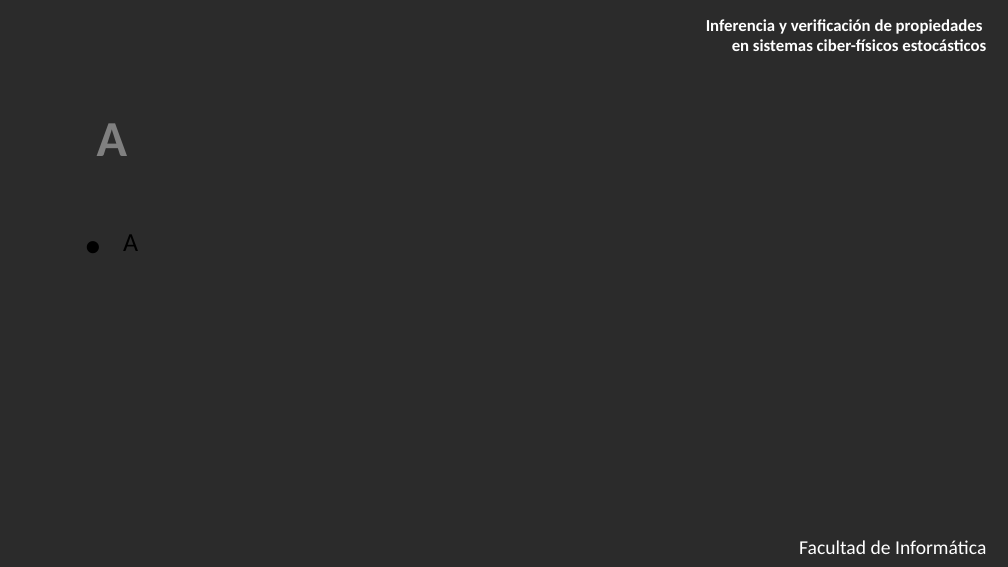
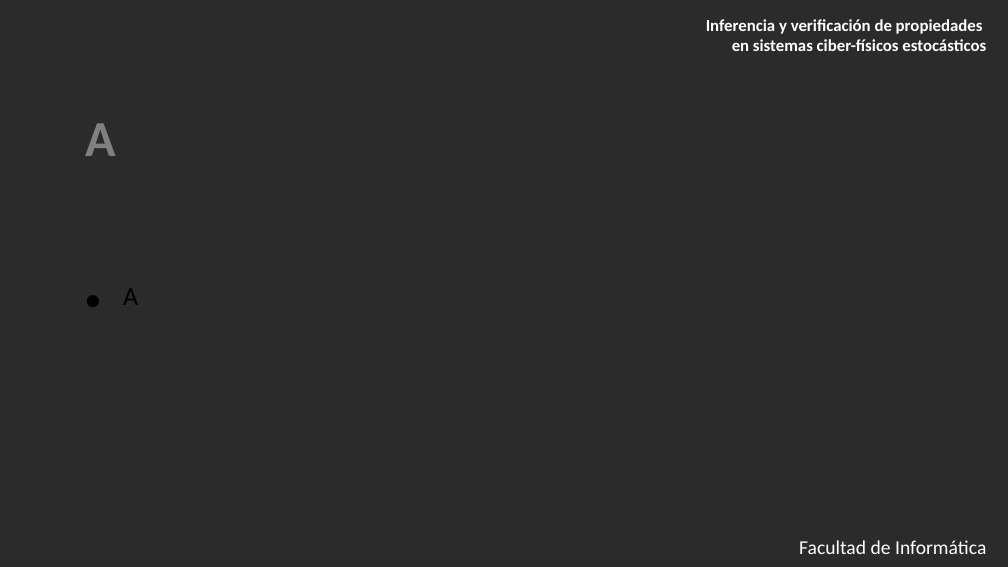
Before and after one commit to nachorequeno/tfg_ciberfisicos, a slide deck: slide 12 of slides/plantilla_usada.pptx (slide 10 before the commit). Drawn at 1008x567 pixels with LibreOffice and Linux fonts; fonts in the diff are those of the drawing; background and template pictures are left out; a plain dark background stands for a picture behind light text. Boxes give left, top, right and bottom in pixels: in the first picture for what was removed or moved away, otherwise in the second. Text is boxed around its words. In the diff, an @@ line names an element or a change of style, - is before the commit and + after.

```diff
--- a/slides/plantilla_usada.pptx
+++ b/slides/plantilla_usada.pptx
@@ text "A" rewrapped from (x1=97, y1=123, x2=138, y2=251) to (x1=85, y1=123, x2=138, y2=305) @@
```
Also in this commit, not shown: 2 other slides changed, 8 slides added.
